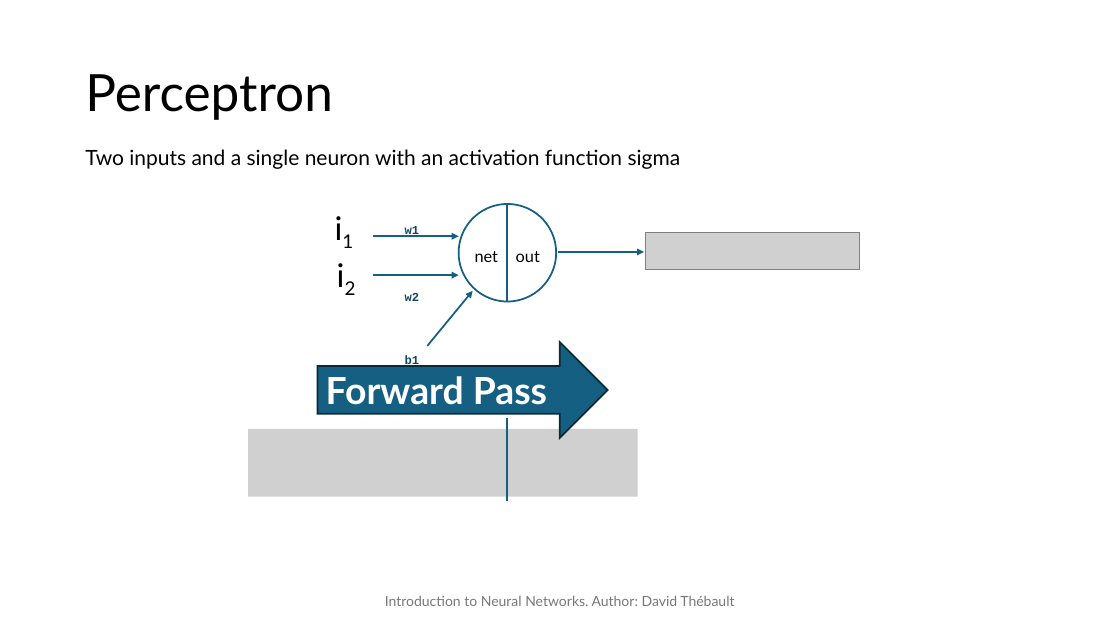
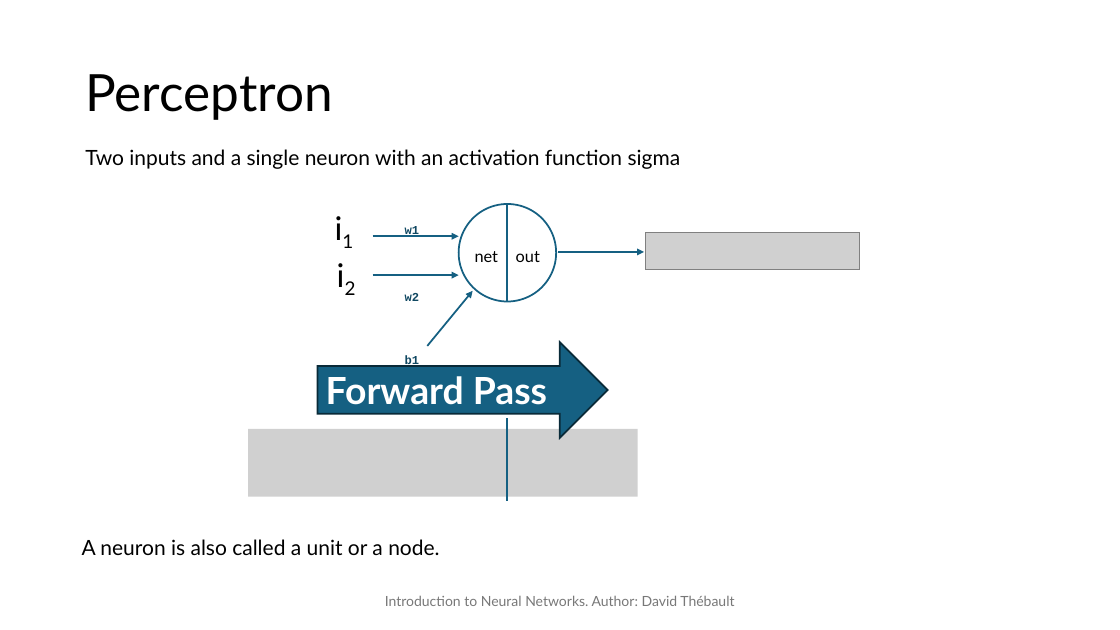
Before and after one commit to David-Tbo/NN, a slide deck: slide 16 of PPT/Intro_NN.pptx (slide 5 before the commit). Drawn at 1120x630 pixels with LibreOffice and Linux fonts; fonts in the diff are those of the drawing; grey boxes stand for pictures. Boxes give left, top, right and bottom in pixels: in the first picture for what was removed or moved away, otherwise in the second. Text is boxed around its words. In the diff, an @@ line names an element or a change of style, - is before the commit and + after.

```diff
--- a/PPT/Intro_NN.pptx
+++ b/PPT/Intro_NN.pptx
@@ text added at (82, 539, 439, 555), 18 pt, text #000000 @@
+A neuron is also called a unit or a node.
```
Also in this commit, not shown: 4 other slides changed, 18 slides added.
